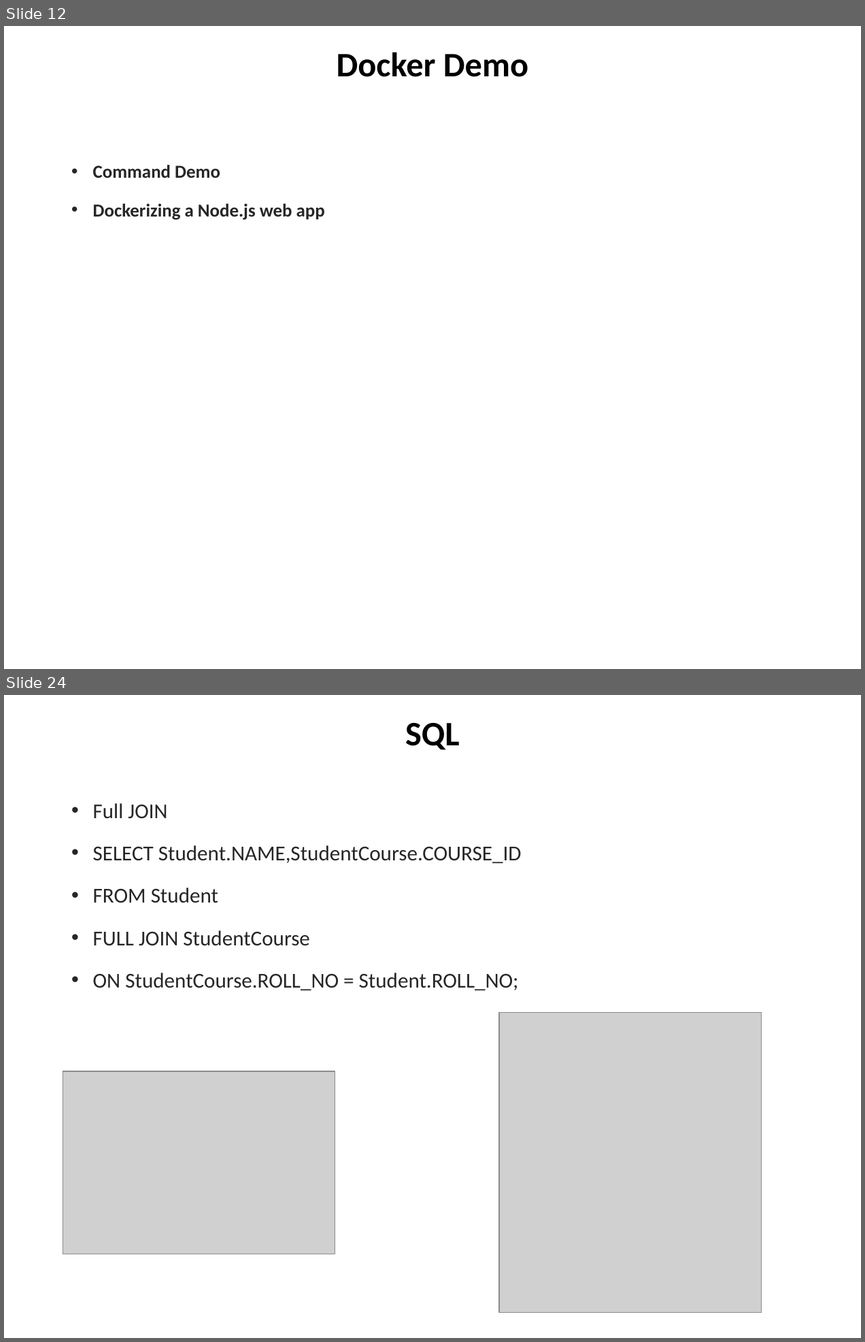
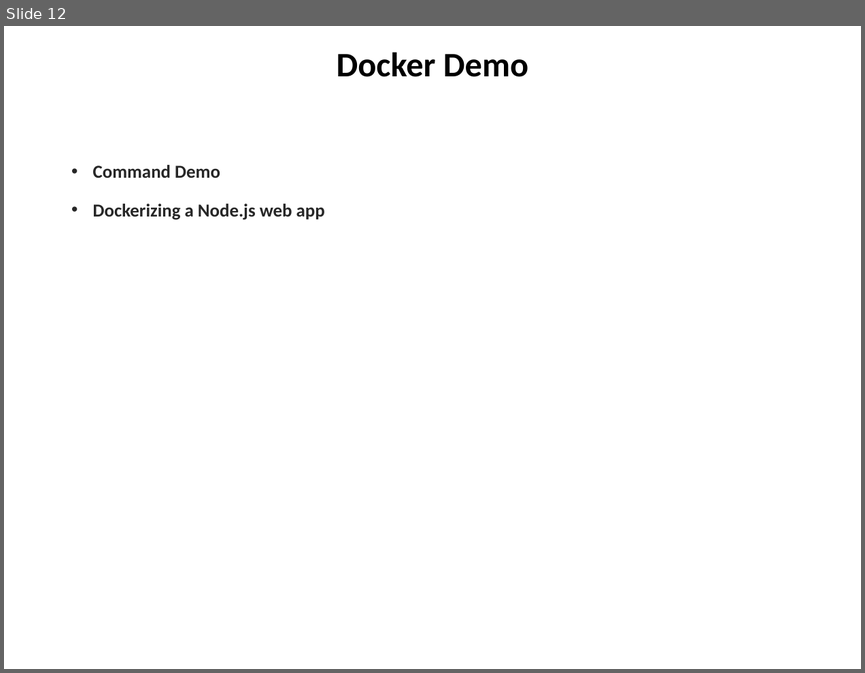
Before and after one commit to chuacw/SGUS-Slides, a slide deck: BCI - Batch2 - Day5 - Docker & Node & Express.pptx. Shown one above the other, each under a label of ours: slides 12 and 24 before the commit, slide 12 after it; the slides between them are not shown. The pictures are 865x1342 and 865x673 pixels, drawn with LibreOffice and Linux fonts; fonts in the diff are those of the drawing; grey boxes stand for pictures. Boxes give left, top, right and bottom in pixels: in the first picture for what was removed or moved away, otherwise in the second. Text is boxed around its words. In the diff, an @@ line names an element or a change of style, - is before the commit and + after.

```diff
--- a/BCI - Batch2 - Day5 - Docker & Node & Express.pptx
+++ b/BCI - Batch2 - Day5 - Docker & Node & Express.pptx
@@ slide 24 removed at (4, 695, 861, 1338), background #FFFFFF @@
@@ title removed at (405, 723, 460, 750) @@
-SQL
@@ text removed at (93, 803, 521, 990) @@
-• Full JOIN
-• SELECT Student.NAME,StudentCourse.COURSE_ID
-• FROM Student
-• FULL JOIN StudentCourse
-• ON StudentCourse.ROLL_NO = Student.ROLL_NO;
@@ picture removed at (499, 1012, 762, 1312) @@
@@ picture removed at (63, 1071, 336, 1254) @@
```
Also in this commit, not shown: 25 other slides removed, 13 other files.
